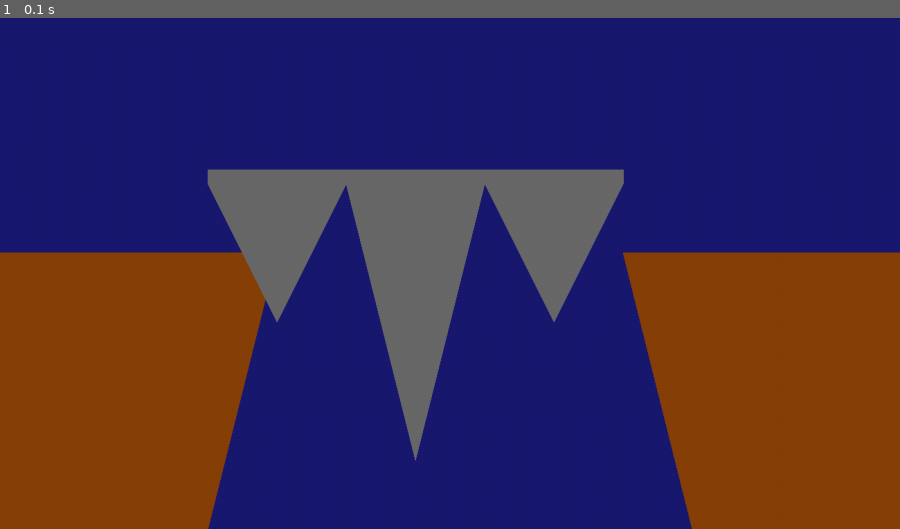
Above: before the commit, frame 1.
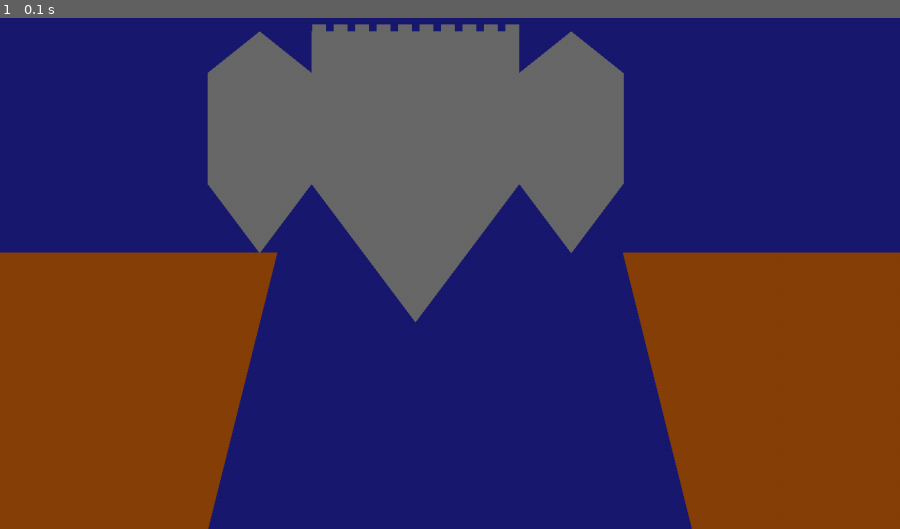
Above: after the commit, the same moment.

Repository: henriquenovais/PythonIsLove
Game: pygame game, started from pygame studies/prettypicture.py
The game is run twice, just before and just after one commit, with the same random seed, the same clock (stepped at 60 frames per second) and the same inputs.
Inputs:
- Up to frame 1 (0.1 s): no input

The runs differ from the first frame. In frame 1, 16% of the frame differs, in the area x 23-70%, y 1-87%.

Commit message:
Implement complete picture of flying castle

Diff:
--- a/pygame studies/prettypicture.py
+++ b/pygame studies/prettypicture.py
@@ -60,11 +60,22 @@
     pygame.draw.polygon(screen,MUDBROWN,[[1000,400],[1000,800],[900,400]])
     #DRAW CASTLE
     #Three triangles and one rectangle to create the castle base
-    pygame.draw.polygon(screen,DIMGREY,[[300,300],[500,300],[400,500]]) #Small triangle one
-    pygame.draw.polygon(screen,DIMGREY,[[500,300],[700,300],[600,700]]) #Big triangle
-    pygame.draw.polygon(screen,DIMGREY,[[700,300],[900,300],[800,500]]) #Small triangle two
+    pygame.draw.polygon(screen,DIMGREY,[[300,300],[450,300],[375,400]]) #Small triangle one
+    pygame.draw.polygon(screen,DIMGREY,[[450,300],[750,300],[600,500]]) #Big triangle
+    pygame.draw.polygon(screen,DIMGREY,[[750,300],[900,300],[825,400]]) #Small triangle two
     pygame.draw.rect(screen,DIMGREY,[300,280,601,20]) #Rectangle for the castle base
-    #Three rectangle for the castle's towers
+    #Three rectangles for the castle's towers
+    pygame.draw.rect(screen,DIMGREY,[300,140,150,145]) #Small tower 1
+    pygame.draw.rect(screen,DIMGREY,[450,80,300,200]) #Big tower
+    pygame.draw.rect(screen,DIMGREY,[750,140,151,145]) #Small tower 2
+    #Two triangles for the tip of the two small towers
+    pygame.draw.polygon(screen,DIMGREY,[[300,140],[450,140],[375,80]])
+    pygame.draw.polygon(screen,DIMGREY,[[750,140],[900,140],[825,80]])
+    #Five rectangles for the tip of the big tower
+    for x in range(0,10):
+        pygame.draw.rect(screen,DIMGREY,[451+(31*x),70,20,10])
+
+
 
 
 
